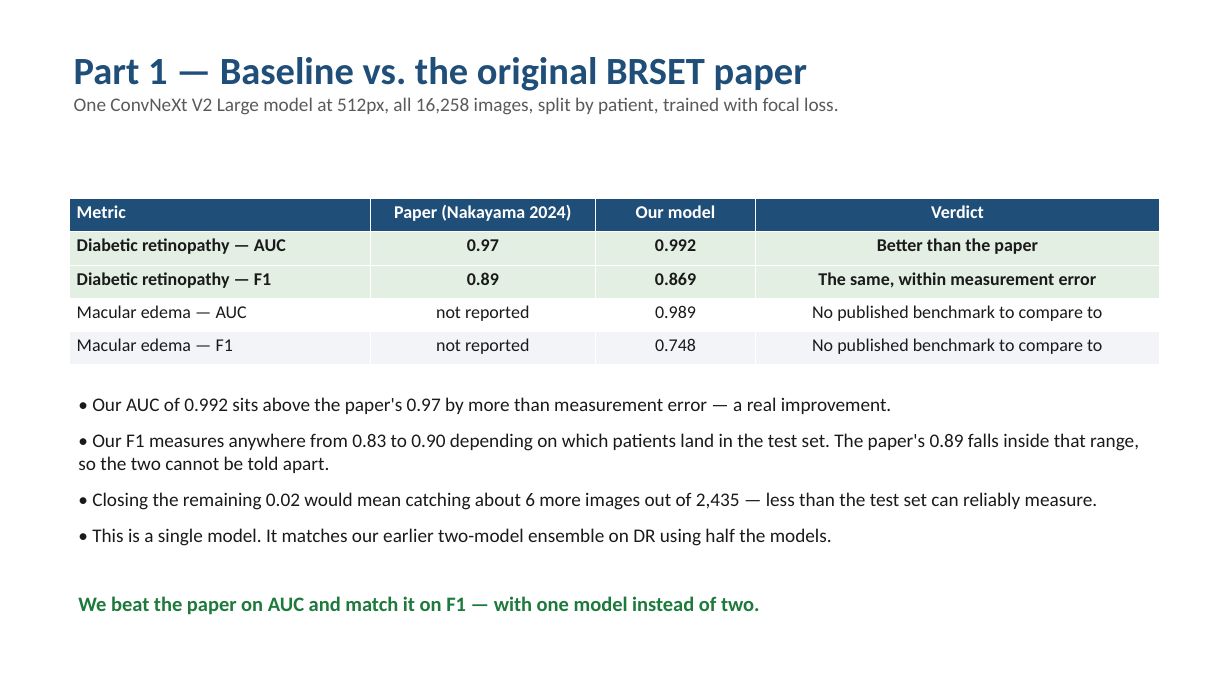
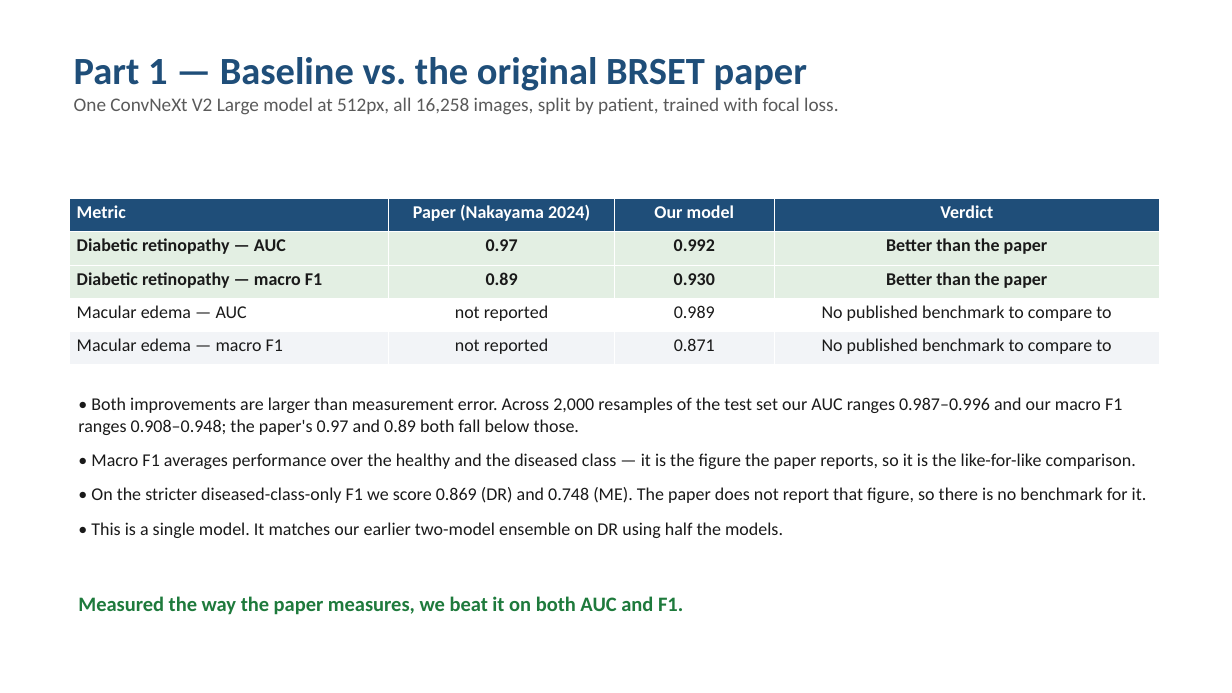
Before and after one commit to Sahith59/brset-convnextv2, a slide deck: slide 3 of presentation/BRSET_ConvNeXtV2_Progress.pptx. Drawn at 1232x693 pixels with LibreOffice and Linux fonts; fonts in the diff are those of the drawing. Boxes give left, top, right and bottom in pixels: in the first picture for what was removed or moved away, otherwise in the second. Text is boxed around its words. In the diff, an @@ line names an element or a change of style, - is before the commit and + after.

```diff
--- a/presentation/BRSET_ConvNeXtV2_Progress.pptx
+++ b/presentation/BRSET_ConvNeXtV2_Progress.pptx
@@ table at <box>69,199,1160,365</box> @@
-row 3: Diabetic retinopathy — F1 | 0.89 | 0.869 | The same, within measurement error
+row 3: Diabetic retinopathy — macro F1 | 0.89 | 0.930 | Better than the paper
-row 5, column 1: Macular edema — F1
+row 5, column 1: Macular edema — macro F1
-row 5, column 3: 0.748
+row 5, column 3: 0.871
@@ text at <box>78,397,1147,503</box>: text changed; size 15 to 14 pt @@
-• Our AUC of 0.992 sits above the paper's 0.97 by more than measurement error — a real improvement.
-• Our F1 measures anywhere from 0.83 to 0.90 depending on which patients land in the test set. The paper's 0.89 falls inside that range, so the two cannot be told apart.
-• Closing the remaining 0.02 would mean catching about 6 more images out of 2,435 — less than the test set can reliably measure.
+• Both improvements are larger than measurement error. Across 2,000 resamples of the test set our AUC ranges 0.987–0.996 and our macro F1 ranges 0.908–0.948; the paper's 0.97 and 0.89 both fall below those.
+• Macro F1 averages performance over the healthy and the diseased class — it is the figure the paper reports, so it is the like-for-like comparison.
+• On the stricter diseased-class-only F1 we score 0.869 (DR) and 0.748 (ME). The paper does not report that figure, so there is no benchmark for it.
@@ text at <box>91,522,783,538</box>: size 15 to 14 pt in "• This is a single model. It ..." @@
@@ text at <box>78,596,683,615</box>: text changed @@
-We beat the paper on AUC and match it on F1 — with one model instead of two.
+Measured the way the paper measures, we beat it on both AUC and F1.
```
Also in this commit, not shown: 4 other slides changed, 1 other file.
